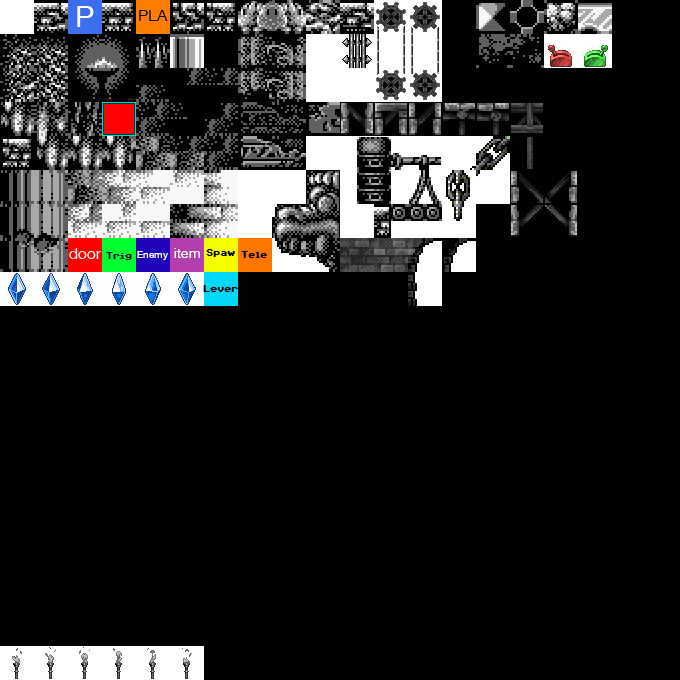
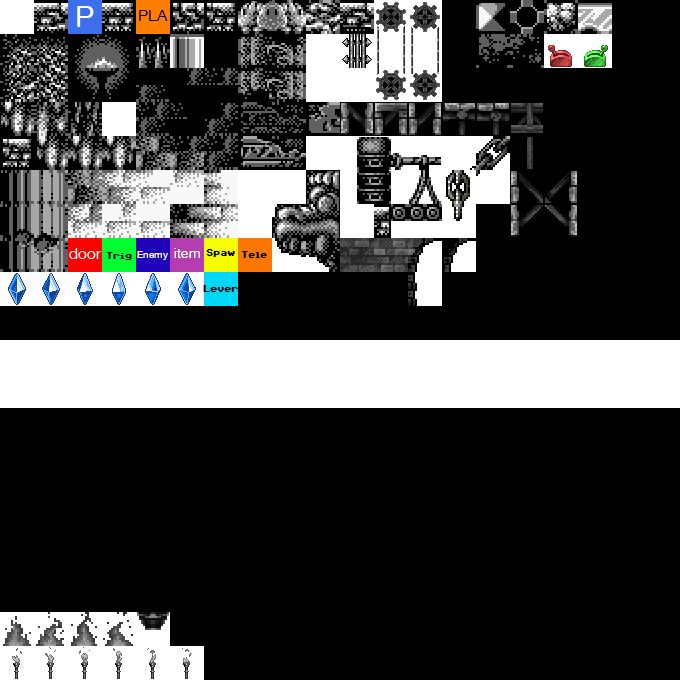
Two versions of the same layered image (680 × 680). Layer-by-layer changes:
painted on "Layer 0" over [102, 102, 136, 136]
added layer "C" above "B" over [71, 341, 98, 373]
added layer "B" above "A" over [37, 341, 64, 373]
added layer "A" above "J" over [3, 341, 30, 373]
added layer "J" above "I" over [309, 341, 336, 373]
added layer "H" above "G" over [241, 341, 268, 373]
added layer "G" above "F" over [207, 341, 234, 373]
added layer "F" above "E" over [173, 341, 200, 373]
added layer "E" above "D" over [139, 341, 166, 373]
added layer "D" above "U" over [105, 341, 132, 373]
added layer "U" above "T" over [3, 375, 30, 407]
added layer "T" above "S" over [649, 341, 676, 373]
added layer "S" above "R" over [615, 341, 642, 373]
added layer "R" above "Q" over [581, 341, 608, 373]
added layer "Q" above "P" over [547, 341, 574, 373]
added layer "P" above "O" over [513, 341, 540, 373]
added layer "O" above "N" over [479, 341, 506, 373]
added layer "N" above "M" over [445, 341, 472, 373]
added layer "M" above "L" over [409, 341, 441, 373]
added layer "W" above "V" over [69, 375, 101, 407]
added layer "Layer 29" above "Layer 28" over [36, 612, 64, 646]
added layer "Layer 31" above "Layer 32" over [103, 612, 133, 646]
added layer "Layer 30" above "Layer 6" over [71, 612, 97, 646]
painted on "Layer 6" over [0, 102, 680, 646]
…and 9 more changes (9 added)
